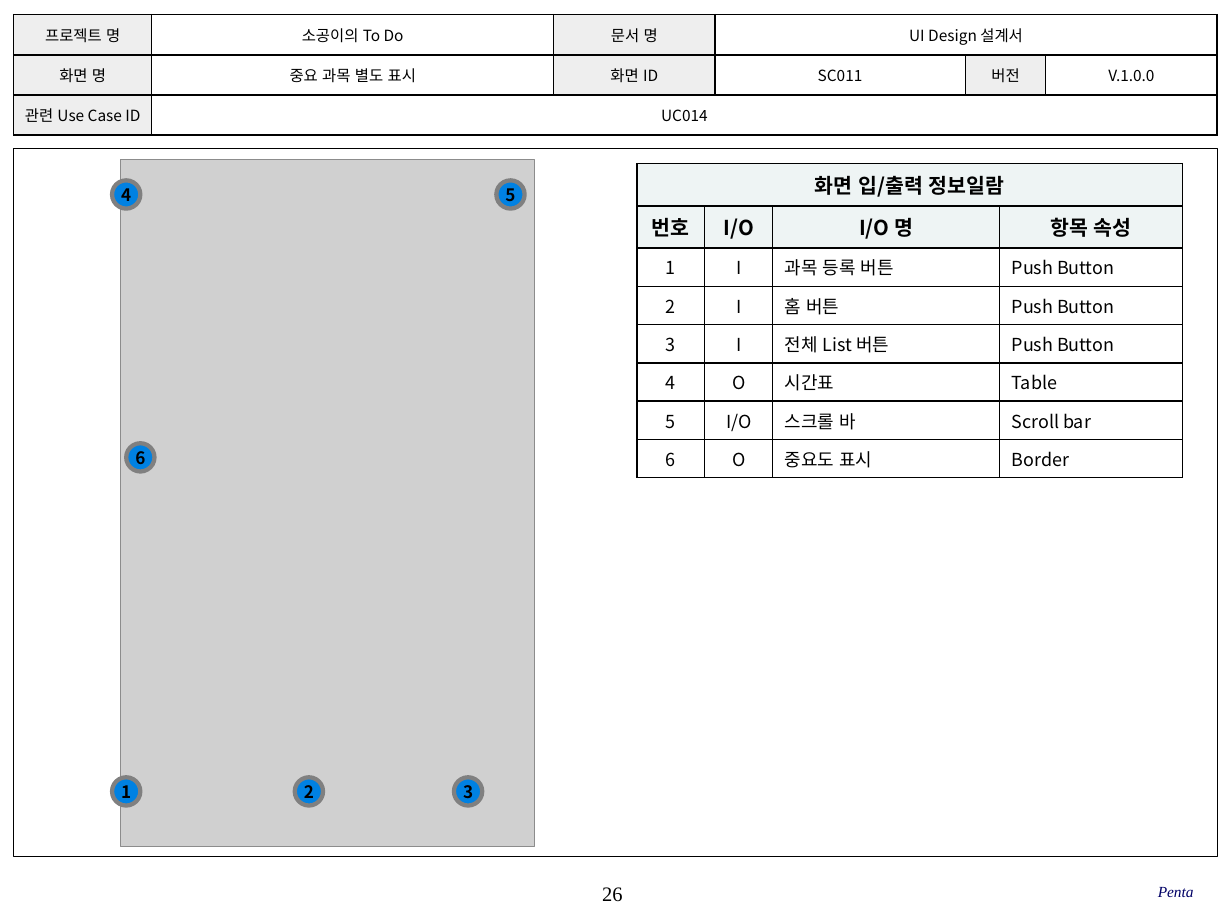
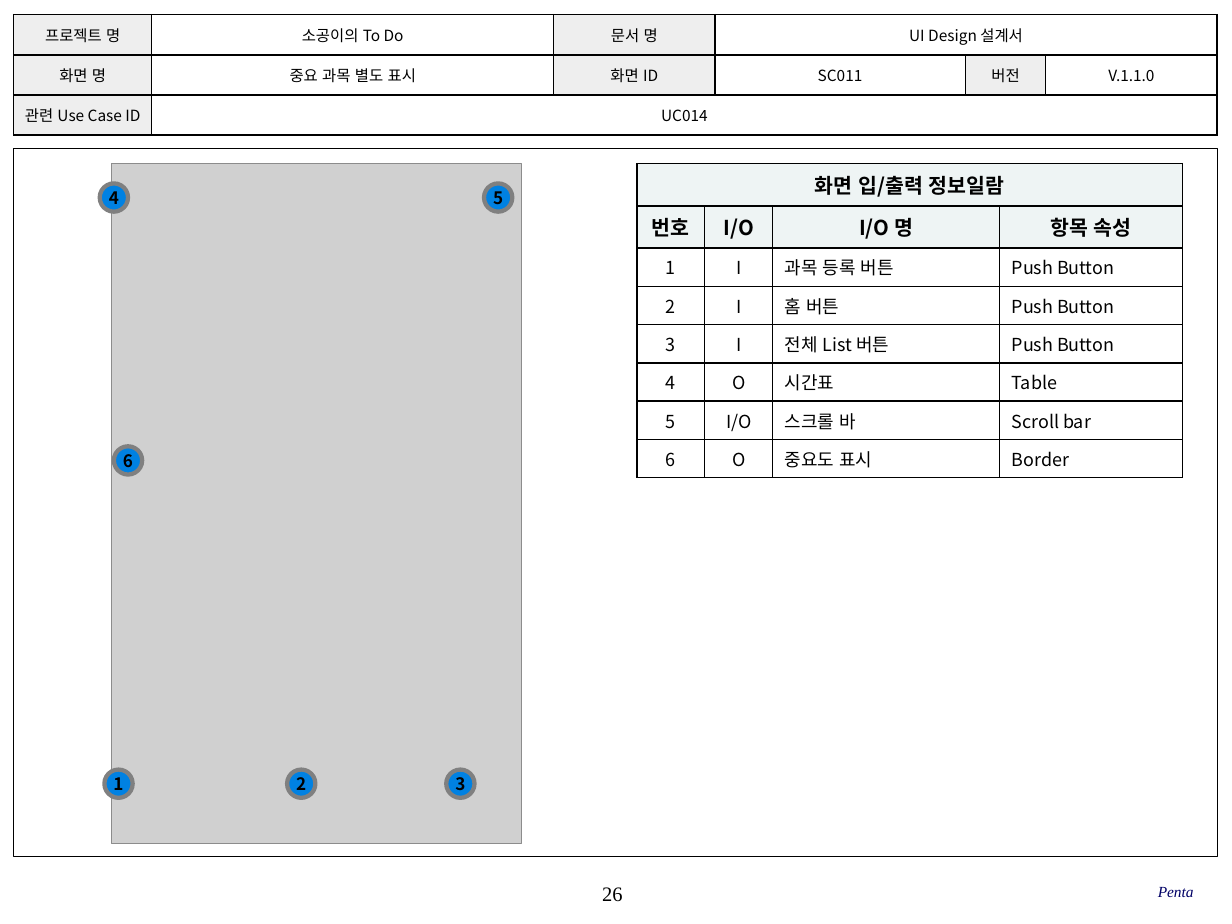
Before and after one commit to SE-admin/SE2017_5_mixharmony, a slide deck: slide 26 of doc/3_ 설계서/UI Design_05_penta.pptx. Drawn at 1232x924 pixels with LibreOffice and Linux fonts; fonts in the diff are those of the drawing; grey boxes stand for pictures; background and template pictures are left out. Boxes give left, top, right and bottom in pixels: in the first picture for what was removed or moved away, otherwise in the second. Text is boxed around its words. In the diff, an @@ line names an element or a change of style, - is before the commit and + after.

```diff
--- a/doc/3_ 설계서/UI Design_05_penta.pptx
+++ b/doc/3_ 설계서/UI Design_05_penta.pptx
@@ table at (x1=14, y1=15, x2=1216, y2=136) @@
-row 2, column 6: V.1.0.0
+row 2, column 6: V.1.1.0
@@ picture resized from (x1=121, y1=160, x2=535, y2=846) to (x1=111, y1=163, x2=521, y2=843) @@
@@ ellipse "4" moved from (x1=112, y1=180, x2=140, y2=208) to (x1=100, y1=184, x2=128, y2=212) @@
@@ ellipse "5" moved from (x1=496, y1=180, x2=525, y2=208) to (x1=484, y1=184, x2=513, y2=212) @@
@@ ellipse "6" moved from (x1=126, y1=444, x2=154, y2=472) to (x1=113, y1=446, x2=142, y2=474) @@
@@ 3 ellipses moved together from (x1=112, y1=777, x2=482, y2=806) to (x1=105, y1=770, x2=474, y2=798) @@
```
Also in this commit, not shown: 32 other slides changed, 4 slides added.
